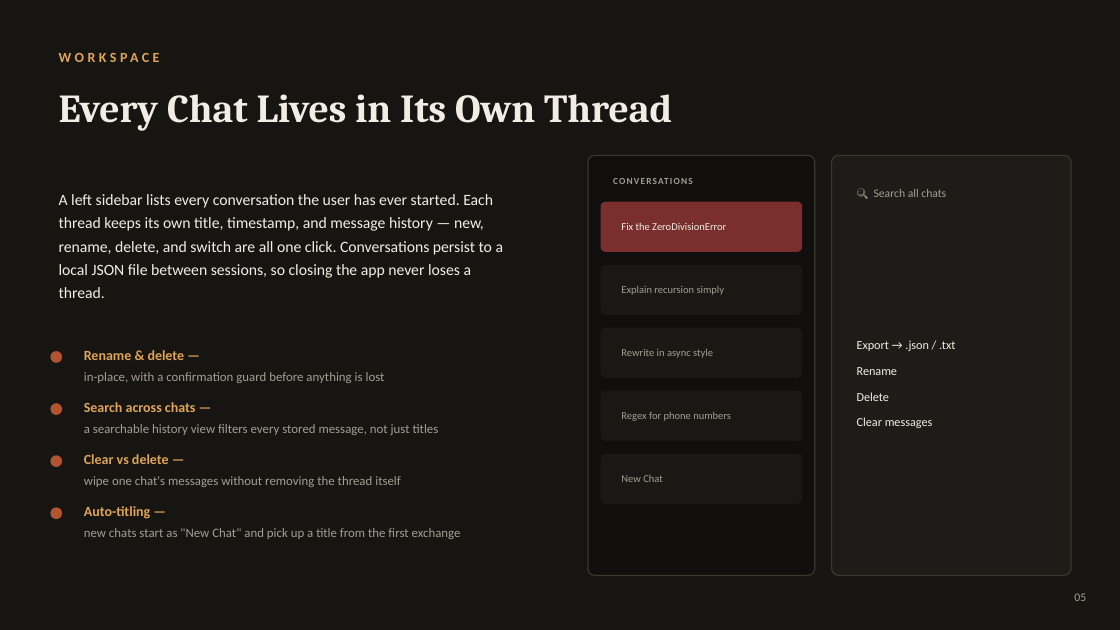
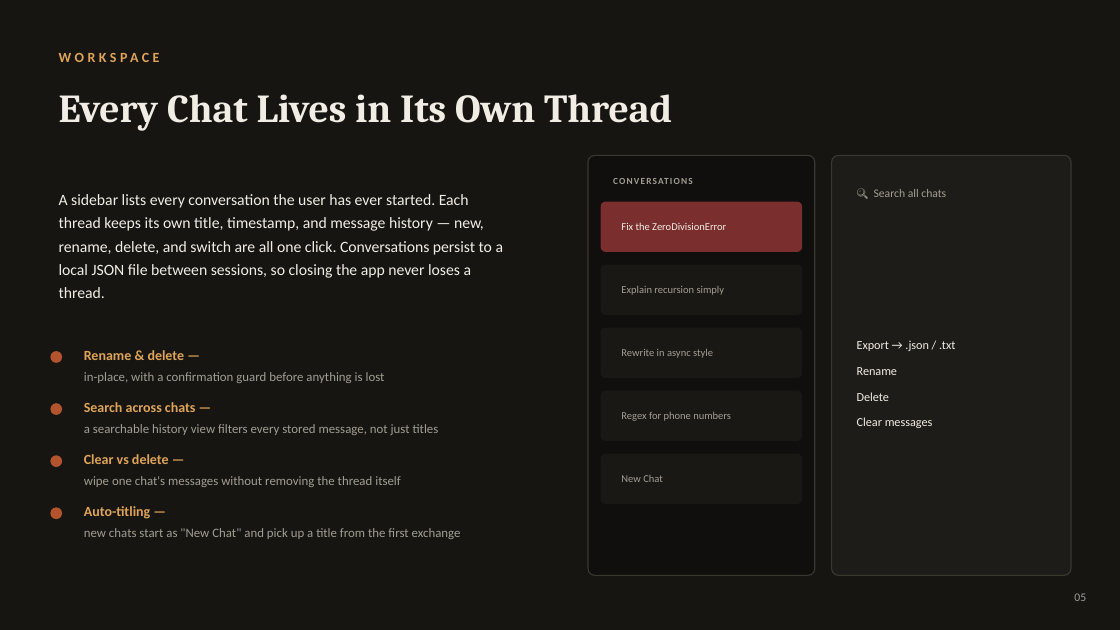
Before and after one commit to Adithya210207/ryuu-explainer-ai, a slide deck: slide 5 of Ryuu_Documentary.pptx. Drawn at 1120x630 pixels with LibreOffice and Linux fonts; fonts in the diff are those of the drawing. Boxes give left, top, right and bottom in pixels: in the first picture for what was removed or moved away, otherwise in the second. Text is boxed around its words. In the diff, an @@ line names an element or a change of style, - is before the commit and + after.

```diff
--- a/Ryuu_Documentary.pptx
+++ b/Ryuu_Documentary.pptx
@@ text at bbox=[59, 194, 504, 298]: text changed @@
-A left sidebar lists every conversation the user has ever started. Each thread keeps its own title, timestamp, and message history — new, rename, delete, and switch are all one click. Conversations persist to a local JSON file between sessions, so closing the app never loses a thread.
+A sidebar lists every conversation the user has ever started. Each thread keeps its own title, timestamp, and message history — new, rename, delete, and switch are all one click. Conversations persist to a local JSON file between sessions, so closing the app never loses a thread.
```
Also in this commit, not shown: 10 other slides changed, 2 other files.
